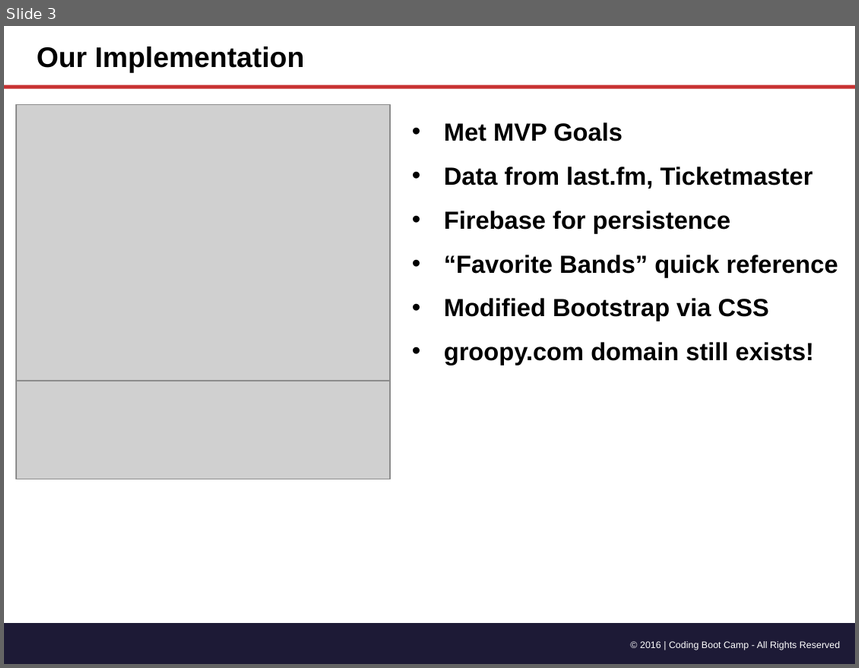
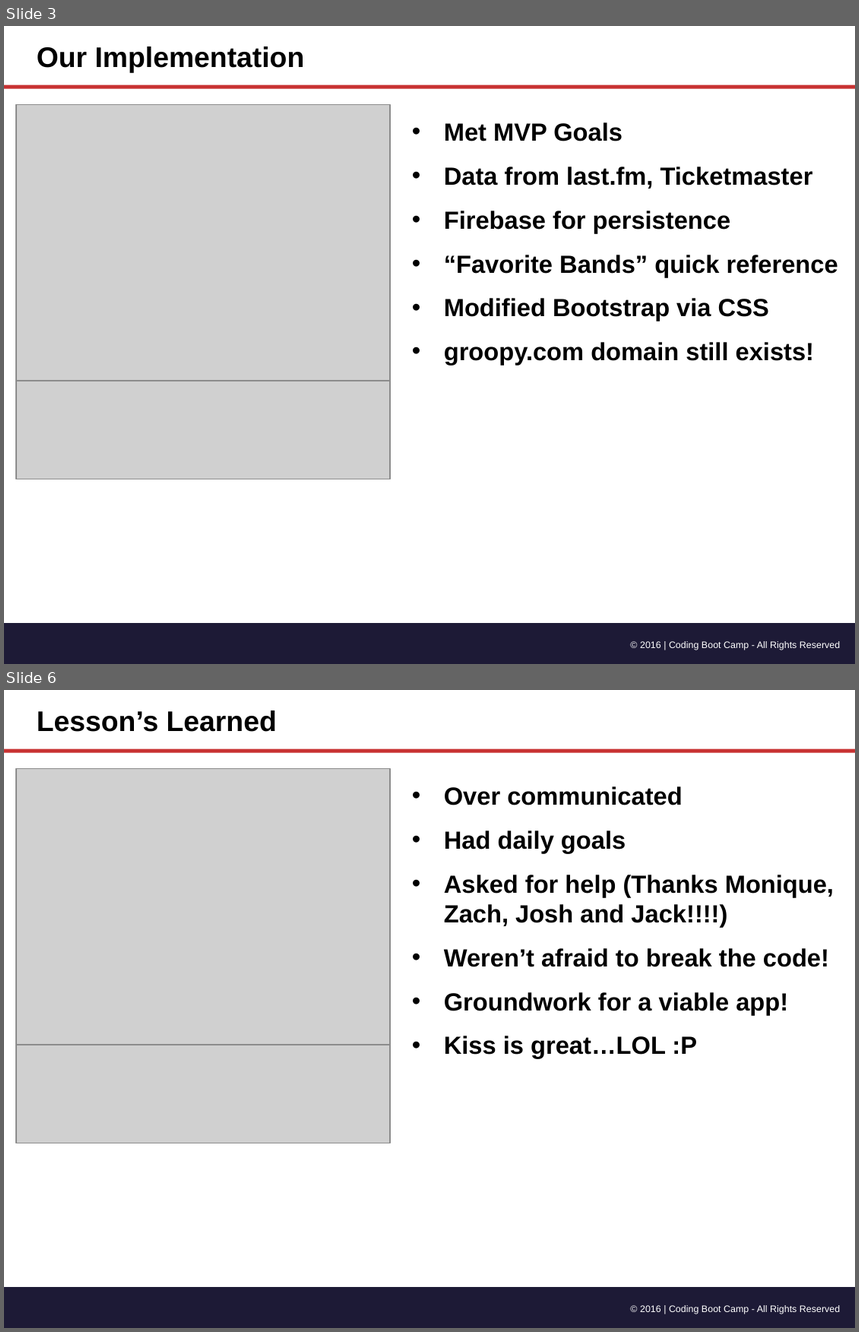
Before and after one commit to grupy-inc/grupy, a slide deck: Groopy Project Overview.pptx. Shown one above the other, each under a label of ours: slide 3 before the commit, slides 3 and 6 after it; the slides between them are not shown. The pictures are 859x668 and 859x1332 pixels, drawn with LibreOffice and Linux fonts; fonts in the diff are those of the drawing; grey boxes stand for pictures. Boxes give left, top, right and bottom in pixels: in the first picture for what was removed or moved away, otherwise in the second. Text is boxed around its words. In the diff, an @@ line names an element or a change of style, - is before the commit and + after.

```diff
--- a/Groopy Project Overview.pptx
+++ b/Groopy Project Overview.pptx
@@ slide 6 added at box(4, 690, 855, 1328), background #FFFFFF; not listed: 3 template elements that a slide beside it also shows @@
@@ text added at box(37, 711, 277, 732), 24 pt, text #000000, bold @@
+Lesson’s Learned
@@ picture added at box(16, 769, 389, 1047) @@
@@ text added at box(444, 787, 834, 1059), 21 pt, text #000000, bold @@
+• Over communicated
+• Had daily goals
+• Asked for help (Thanks Monique, Zach, Josh and Jack!!!!)
+• Weren’t afraid to break the code!
+• Groundwork for a viable app!
+• Kiss is great…LOL :P
@@ picture added at box(16, 1045, 389, 1143) @@
```
Also in this commit, not shown: 3 slides changed, 1 other slide added, 1 other file.
